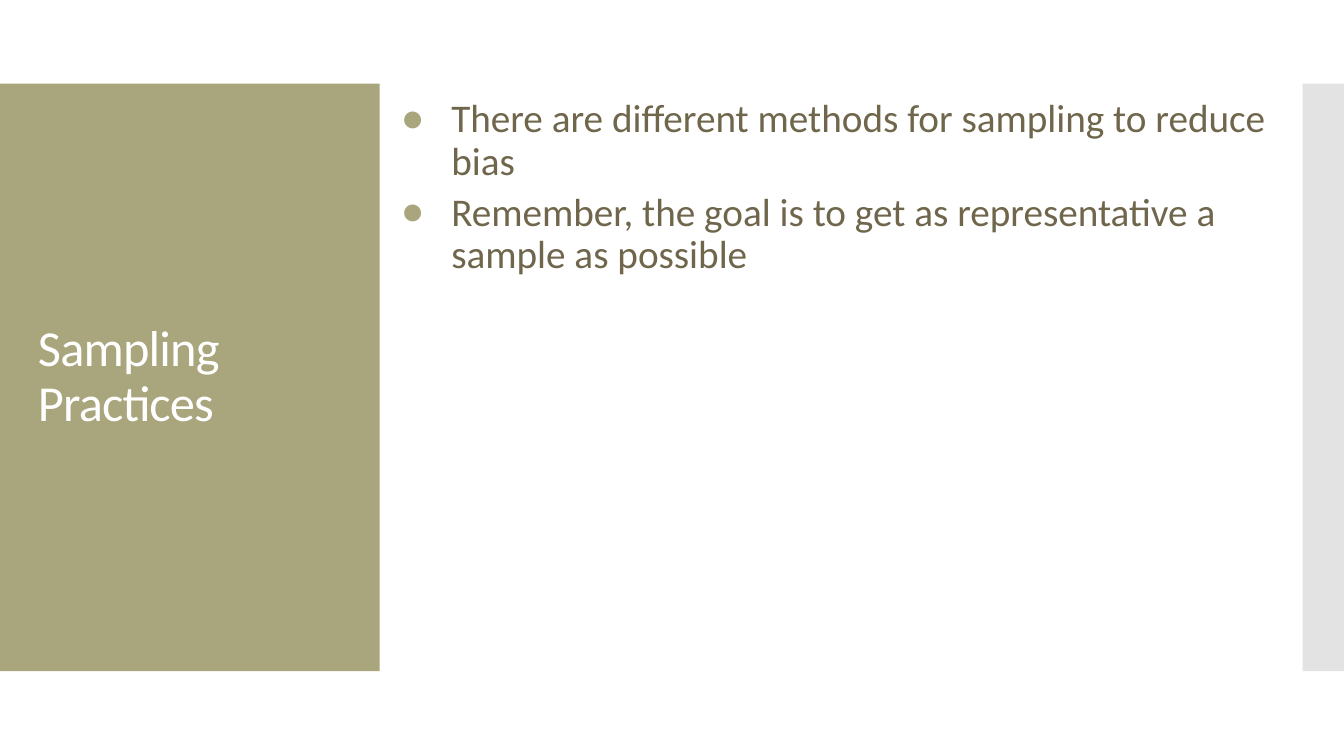
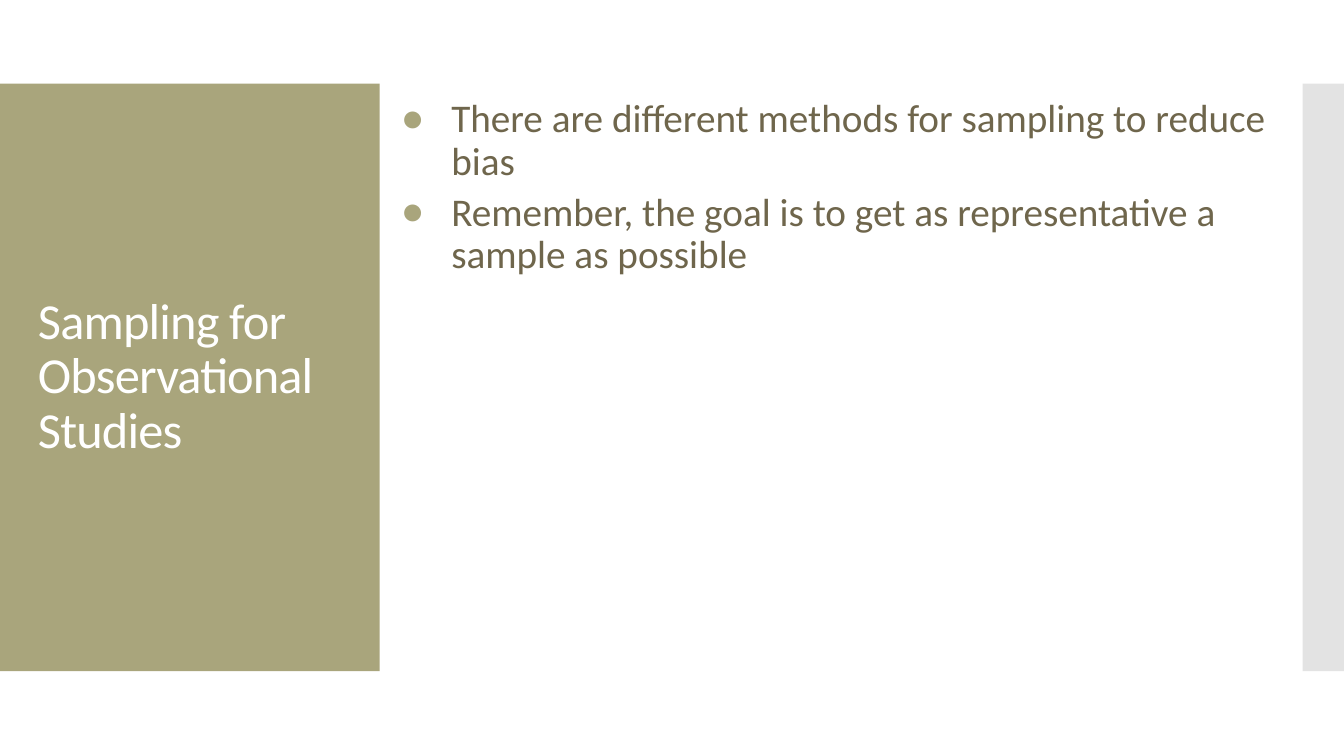
Before and after one commit to amosca01/MATH108-F23, a slide deck: slide 41 of slides/02-data-collection.pptx (slide 33 before the commit). Drawn at 1344x756 pixels with LibreOffice and Linux fonts; fonts in the diff are those of the drawing. Boxes give left, top, right and bottom in pixels: in the first picture for what was removed or moved away, otherwise in the second. Text is boxed around its words. In the diff, an @@ line names an element or a change of style, - is before the commit and + after.

```diff
--- a/slides/02-data-collection.pptx
+++ b/slides/02-data-collection.pptx
@@ text at <box>38,304,313,449</box>: text changed @@
-Sampling Practices
+Sampling for Observational Studies
```
Also in this commit, not shown: 19 other slides changed, 12 slides added, 2 slides removed, 3 other files.
